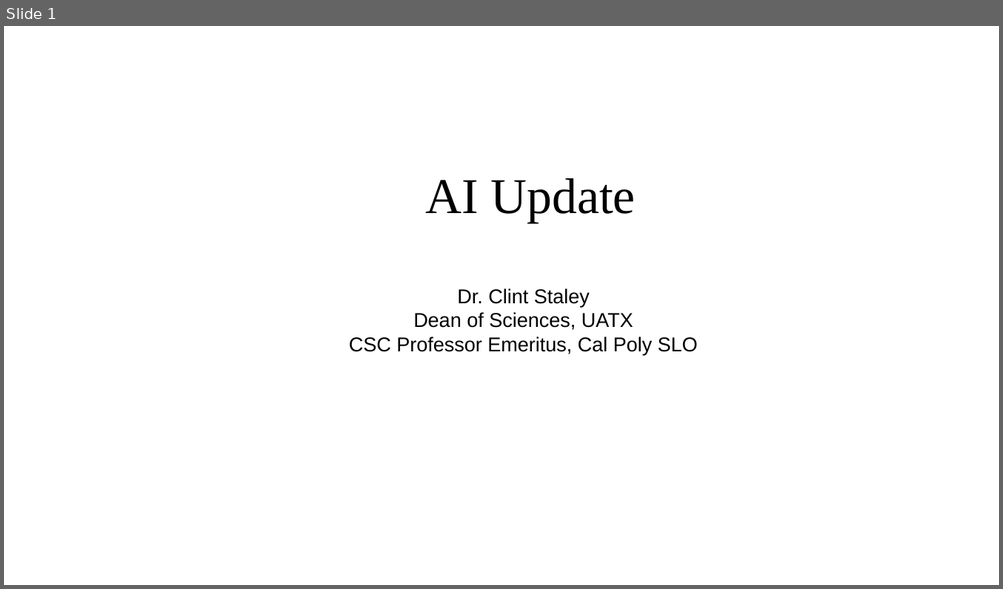
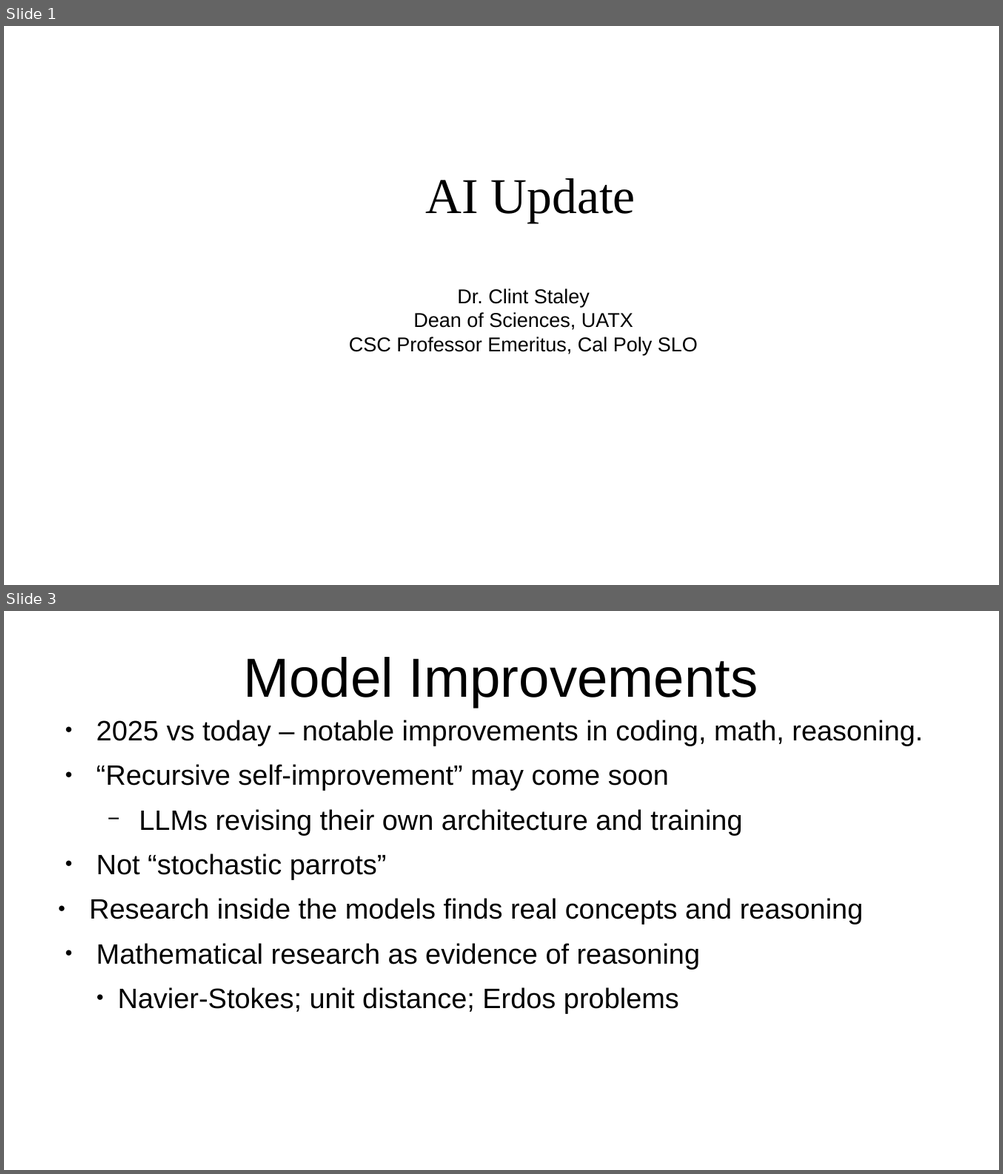
Before and after one commit to ClintStaley/AITalks, a slide deck: UATX/AIUpdate26.pptx. Shown one above the other, each under a label of ours: slide 1 before the commit, slides 1 and 3 after it; the slides between them are not shown. The pictures are 1003x589 and 1003x1174 pixels, drawn with LibreOffice and Linux fonts; fonts in the diff are those of the drawing. Boxes give left, top, right and bottom in pixels: in the first picture for what was removed or moved away, otherwise in the second. Text is boxed around its words. In the diff, an @@ line names an element or a change of style, - is before the commit and + after.

```diff
--- a/UATX/AIUpdate26.pptx
+++ b/UATX/AIUpdate26.pptx
@@ slide 3 added at bbox=[4, 611, 999, 1170], background #FFFFFF @@
@@ text added at bbox=[243, 657, 758, 707], 44 pt, text #000000 @@
+Model Improvements
@@ text added at bbox=[89, 720, 922, 1014], 22.4 pt, text #000000 @@
+● 2025 vs today – notable improvements in coding, math, reasoning.
+● “Recursive self-improvement” may come soon
+  − LLMs revising their own architecture and training
+● Not “stochastic parrots”
+● Research inside the models finds real concepts and reasoning
+● Mathematical research as evidence of reasoning
+    ● Navier-Stokes; unit distance; Erdos problems
```
Also in this commit, not shown: 1 slide changed, 6 other slides added, 12 slides removed.
